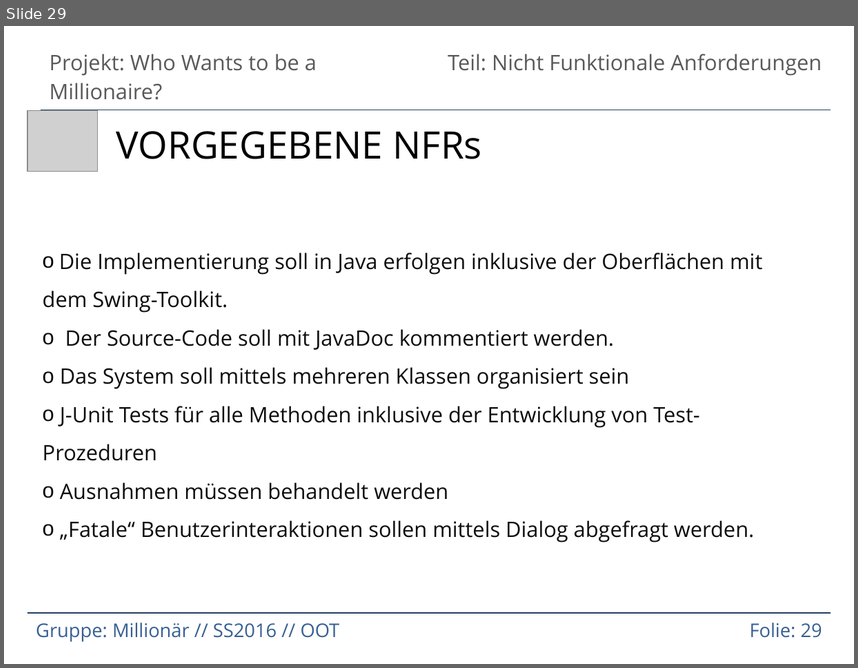
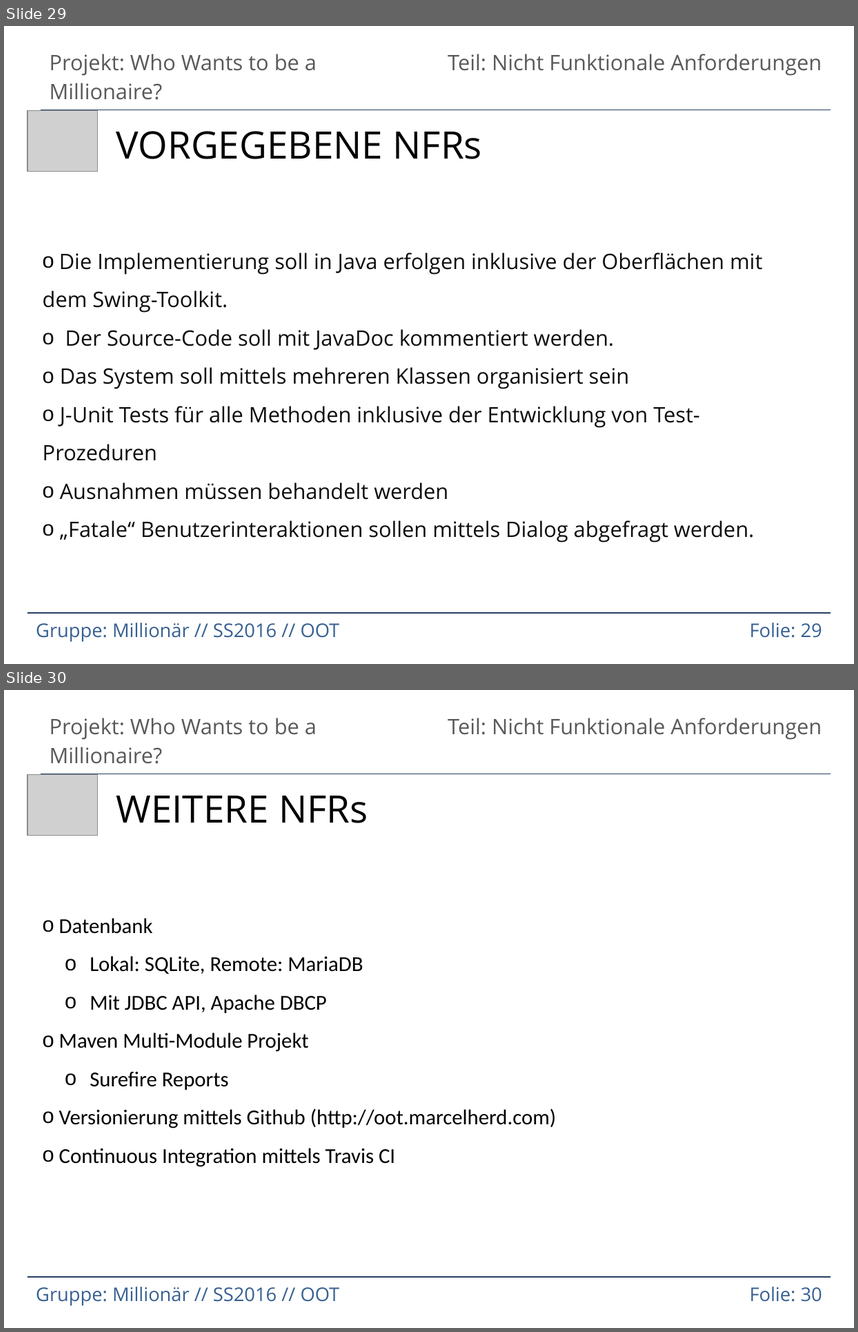
Before and after one commit to marcelherd/OOT-Projekt, a slide deck: Analyse/OOT-Projekt-Milestone-Presentation.pptx. Shown one above the other, each under a label of ours: slide 29 before the commit, slides 29 and 30 after it. The pictures are 858x668 and 858x1332 pixels, drawn with LibreOffice and Linux fonts; fonts in the diff are those of the drawing; grey boxes stand for pictures. Boxes give left, top, right and bottom in pixels: in the first picture for what was removed or moved away, otherwise in the second. Text is boxed around its words. In the diff, an @@ line names an element or a change of style, - is before the commit and + after.

Commit message:
Exported Analyse, added NFRs to presentation

```diff
--- a/Analyse/OOT-Projekt-Milestone-Presentation.pptx
+++ b/Analyse/OOT-Projekt-Milestone-Presentation.pptx
@@ slide 30 added at (4,690,854,1328), background #FFFFFF @@
@@ table added at (41,708,831,767), 1 rows, 2 columns @@
+Projekt: Who Wants to be a Millionaire? | Teil: Nicht Funktionale Anforderungen
@@ picture added at (27,774,99,836) @@
@@ text added at (116,796,368,823), 32 pt, text #000000 @@
+WEITERE NFRs
@@ text added at (59,918,557,1167), 18 pt, text #000000 @@
+o Datenbank
+  o Lokal: SQLite, Remote: MariaDB
+  o Mit JDBC API, Apache DBCP
+o Maven Multi-Module Projekt
+  o Surefire Reports
+o Versionierung mittels Github (http://oot.marcelherd.com)
+o Continuous Integration mittels Travis CI
@@ table added at (27,1276,831,1312), 1 rows, 2 columns @@
+Gruppe: Millionär // SS2016 // OOT | Folie: 30
```
Also in this commit, not shown: 1 slide changed, 2 other files.
